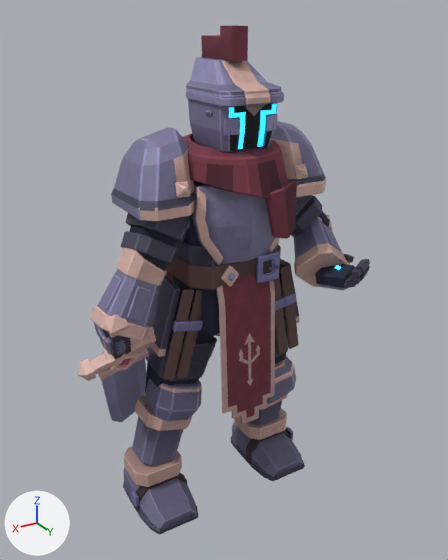
The glTF model client/assets/characters/spellblade/spellblade.glb, before and after one commit.
Before and after are seen from a 50 mm lens placed at (1.38, 2.32, 2.28), pointed at (0.01, 0.04, 1.14). The axes (+X, +Y, +Z) are drawn at lower left. The lights are the same throughout. The older version comes first. Vertices at exactly the same position are counted once.

The scene before the commit, as lines of its bpy script (objects in view):
```python
ob_breastplate = bpy.data.objects.new('Breastplate', me_breastplate)
ob_breastplate.location = (0.0, 0.0, 0.0)
ob_crest = bpy.data.objects.new('Crest', me_crest)
ob_crest.location = (0.0, 0.0, 0.0)
ob_gauntlet_l = bpy.data.objects.new('Gauntlet.L', me_gauntlet_l)
ob_gauntlet_l.location = (0.0, 0.0, 0.0)
ob_greave_r = bpy.data.objects.new('Greave.R', me_greave_r)
ob_greave_r.location = (0.0, 0.0, 0.0)
ob_helmetjaw = bpy.data.objects.new('HelmetJaw', me_helmetjaw)
ob_helmetjaw.location = (0.0, 0.0, 0.0)
ob_helmetshell = bpy.data.objects.new('HelmetShell', me_helmetshell)
ob_helmetshell.location = (0.0, 0.0, 0.0)
ob_pauldron_l = bpy.data.objects.new('Pauldron.L', me_pauldron_l)
ob_pauldron_l.location = (0.0, 0.0, 0.0)
ob_pauldron_r = bpy.data.objects.new('Pauldron.R', me_pauldron_r)
ob_pauldron_r.location = (0.0, 0.0, 0.0)
ob_visor = bpy.data.objects.new('Visor', me_visor)
ob_visor.location = (0.0, 0.0, 0.0)
# also in view: 'Gauntlet.R' at (0.42, 0.03, 1.27); 'Boot.L' at (-0.3, 0.0, 0.12); 'HeroSword' at (0.49, -0.14, 0.67); 'TabardFront' at (0.0, 0.22, 0.88); 'Boot.R' at (0.38, 0.02, 0.12)
```
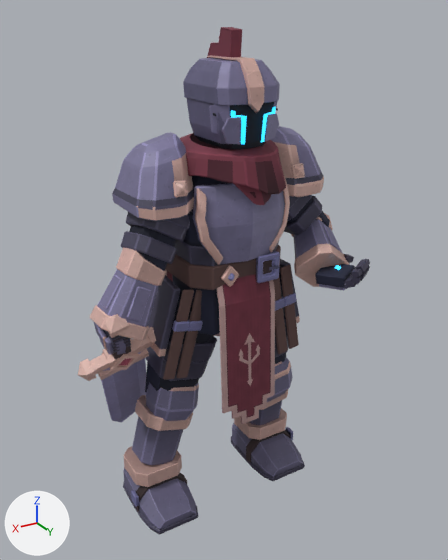
Commit message: assets: promote Spellblade 5c189eff85ff

Changed parts and their boxes [x1, y1, x2, y2] in the pictures (448 x 560 px; the box of a moved part takes in the faces that stretch with it):
'Breastplate', reshaped: before [166, 133, 297, 335]; after [166, 133, 290, 335]
'Pauldron.R', reshaped (6% shorter): before [111, 127, 195, 222]; after [112, 132, 194, 221]
'HelmetShell', reshaped (37% shorter): before [186, 57, 284, 150]; after [183, 55, 280, 113]
'HelmetJaw', reshaped: before [188, 99, 277, 152]; after [187, 98, 279, 149]
'Pauldron.L', reshaped (8% shorter): before [272, 121, 326, 198]; after [271, 126, 324, 197]
'Crest', reshaped: before [201, 25, 248, 61]; after [207, 27, 242, 60]
'Visor', reshaped (6% narrower, 13% shorter): before [229, 104, 277, 149]; after [231, 106, 276, 145]
part 1 of me_breastplate, moved or reshaped: before [185, 140, 297, 239]; after [183, 140, 286, 205]
part 3 of me_greave_r, moved or reshaped: before [145, 379, 202, 421]; after [146, 383, 199, 421]
part 4 of me_helmetjaw, rebuilt: before [188, 99, 277, 152]; after [187, 98, 274, 149]
part 5 of me_helmetjaw, added: after [209, 104, 230, 136]
part 6 of me_helmetjaw, added: after [264, 113, 279, 142]
part 7 of me_helmetjaw, added (blue): after [222, 117, 241, 145]
part 8 of me_helmetshell, rebuilt (18% wider, 31% taller): before [222, 61, 270, 105]; after [207, 55, 264, 113]
part 9 of me_helmetshell, rebuilt: before [186, 57, 284, 107]; after [183, 58, 280, 105]
part 10 of me_helmetshell, deleted: before [245, 103, 269, 116]
part 11 of me_helmetshell, deleted: before [263, 114, 278, 146]
part 12 of me_helmetshell, deleted: before [223, 118, 240, 150]

What changed in the scene script:
```text
Change me_breastplate:
    remove me_breastplate.from_pydata(...)  # 1130 vertices, 2198 faces; spans x -0.251..0.242, y -0.206..0.322, z 0.95..1.814
    add me_breastplate.from_pydata(...)  # 1130 vertices, 2198 faces; spans x -0.249..0.242, y -0.206..0.294, z 0.95..1.814
    me_breastplate part 1: 194 of 1130 vertices moved; they spanned x -0.251..0.24, y 0.051..0.322, z 1.406..1.778 and now span x -0.249..0.238, y 0.051..0.294, z 1.557..1.78; mean shift (0.016, -0.015, 0.025); largest move (-0.041, 0.294, 1.606) -> (0.12, 0.211, 1.7)
Change me_crest:
    remove me_crest.from_pydata(...)  # 60 vertices, 116 faces; spans x -0.036..0.036, y -0.101..0.141, z 1.968..2.24
    add me_crest.from_pydata(...)  # 76 vertices, 148 faces; spans x -0.026..0.026, y -0.099..0.118, z 2.032..2.234
    me_crest part 2: 60 vertices removed from x -0.036..0.036, y -0.101..0.141, z 1.968..2.24; 76 vertices added at x -0.026..0.026, y -0.099..0.118, z 2.032..2.234
Change me_greave_r:
    where me_greave_r.from_pydata(...)  # 506 vertices, 968 faces; spans x 0.039..0.465, y -0.176..0.143, z 0.202..1.207
    me_greave_r part 3: 106 of 506 vertices moved; they spanned x 0.138..0.392, y -0.126..0.112, z 0.461..0.705 and now span x 0.144..0.393, y -0.126..0.084, z 0.439..0.704; mean shift (0.003, -0.01, -0.01); largest move (0.242, 0.083, 0.479) -> (0.252, 0.06, 0.457)
Change me_helmetjaw:
    remove me_helmetjaw.from_pydata(...)  # 88 vertices, 150 faces; spans x -0.142..0.142, y -0.079..0.241, z 1.78..1.964
    add me_helmetjaw.from_pydata(...)  # 272 vertices, 516 faces; spans x -0.145..0.145, y -0.087..0.255, z 1.785..1.978
    me_helmetjaw part 4: the loose piece of 56 vertices spanning x -0.135..0.135, y -0.079..0.241, z 1.78..1.964 is rebuilt with 92 vertices and now spans x -0.138..0.138, y -0.087..0.241, z 1.785..1.974
    me_helmetjaw part 5: a new loose piece of 36 vertices spanning x 0.097..0.145, y 0.147..0.236, z 1.844..1.978, in mat_kitmetal
    me_helmetjaw part 6: a new loose piece of 30 vertices spanning x -0.132..-0.059, y 0.223..0.255, z 1.81..1.918, in mat_kitmetal
    me_helmetjaw part 7: a new loose piece of 30 vertices spanning x 0.059..0.132, y 0.223..0.255, z 1.81..1.918, in mat_kitmetal
    other edits to the shape of me_helmetjaw do not show in these pictures
Change me_helmetshell:
    remove me_helmetshell.from_pydata(...)  # 491 vertices, 885 faces; spans x -0.146..0.146, y -0.099..0.282, z 1.789..2.115
    add me_helmetshell.from_pydata(...)  # 169 vertices, 330 faces; spans x -0.146..0.146, y -0.095..0.278, z 1.93..2.125
    me_helmetshell part 8: the loose piece of 252 vertices spanning x -0.054..0.054, y 0.09..0.281, z 1.966..2.111 is rebuilt with 66 vertices and now spans x -0.034..0.034, y -0.072..0.278, z 1.93..2.125
    me_helmetshell part 9: the loose piece of 183 vertices spanning x -0.146..0.146, y -0.099..0.27, z 1.962..2.115 is rebuilt with 103 vertices and now spans x -0.146..0.146, y -0.095..0.249, z 1.96..2.115
    me_helmetshell part 10: the loose piece of 36 vertices spanning x -0.054..0.054, y 0.238..0.282, z 1.916..1.966 is deleted
    me_helmetshell part 11: the loose piece of 10 vertices spanning x -0.122..-0.064, y 0.212..0.251, z 1.789..1.912 is deleted
    me_helmetshell part 12: the loose piece of 10 vertices spanning x 0.064..0.122, y 0.212..0.251, z 1.789..1.912 is deleted
Change me_pauldron_l:
    remove me_pauldron_l.from_pydata(...)  # 178 vertices, 338 faces; spans x -0.467..-0.185, y -0.187..0.218, z 1.538..1.855
    add me_pauldron_l.from_pydata(...)  # 178 vertices, 338 faces; spans x -0.467..-0.185, y -0.168..0.196, z 1.53..1.835
    me_pauldron_l part 13: 178 of 178 vertices moved; they spanned x -0.467..-0.185, y -0.187..0.218, z 1.538..1.855 and now span x -0.467..-0.185, y -0.168..0.196, z 1.53..1.835; mean shift (0.0, -0.005, -0.005)
Change me_pauldron_r:
    remove me_pauldron_r.from_pydata(...)  # 178 vertices, 338 faces; spans x 0.185..0.467, y -0.187..0.218, z 1.538..1.855
    add me_pauldron_r.from_pydata(...)  # 178 vertices, 338 faces; spans x 0.185..0.467, y -0.168..0.196, z 1.53..1.835
    me_pauldron_r part 14: 178 of 178 vertices moved; they spanned x 0.185..0.467, y -0.187..0.218, z 1.538..1.855 and now span x 0.185..0.467, y -0.168..0.196, z 1.53..1.835; mean shift (0.0, -0.005, -0.005)
Change me_visor:
    remove me_visor.from_pydata(...)  # 48 vertices, 72 faces; spans x -0.108..0.108, y 0.22..0.246, z 1.789..1.955
    add me_visor.from_pydata(...)  # 96 vertices, 184 faces; spans x -0.103..0.103, y 0.239..0.258, z 1.809..1.946
    me_visor part 15: 48 vertices removed from x -0.108..0.108, y 0.22..0.246, z 1.789..1.955; 96 vertices added at x -0.103..0.103, y 0.239..0.258, z 1.809..1.946
```
